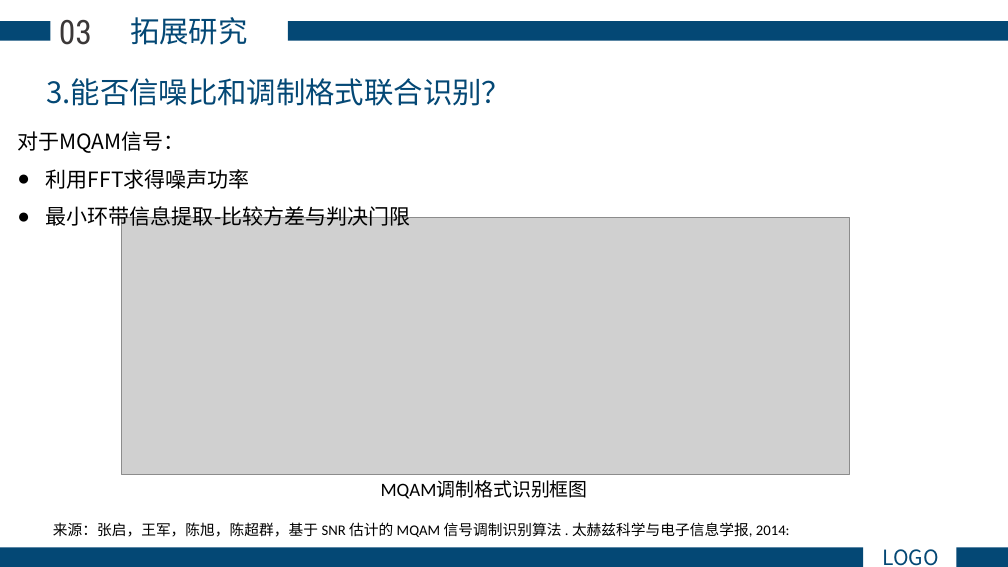
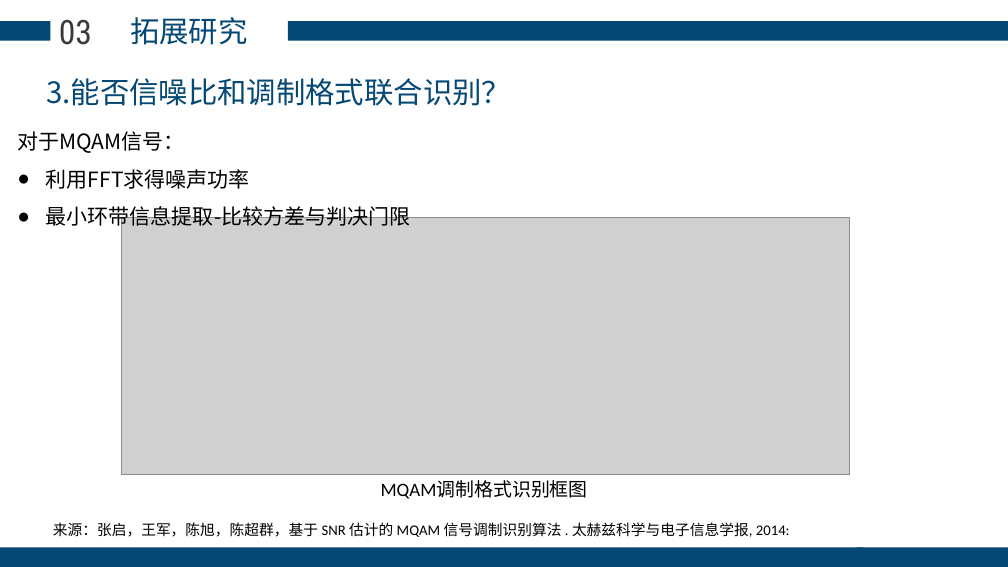
Before and after one commit to Eric-Ma-7/Modulation-Format-Classification, a slide deck: slide 18 of 展示.pptx. Drawn at 1008x567 pixels with LibreOffice and Linux fonts; fonts in the diff are those of the drawing; grey boxes stand for pictures; background and template pictures are left out. Boxes give left, top, right and bottom in pixels: in the first picture for what was removed or moved away, otherwise in the second. Text is boxed around its words. In the diff, an @@ line names an element or a change of style, - is before the commit and + after.

```diff
--- a/展示.pptx
+++ b/展示.pptx
@@ rectangle: place and size @@
-rectangle at [957,547,1008,567]
+rectangle at [857,547,1008,567]
@@ text removed at [882,549,939,566] @@
-LOGO
```
Also in this commit, not shown: 15 other slides changed.
